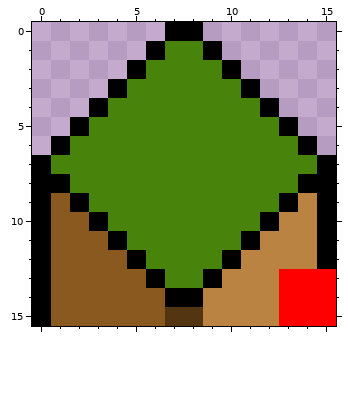
File history of a pixel-art sprite, chunky/src/res/icons/iso-nw.png. That is the earlier state.
The file is 16x16 pixels.
New version:
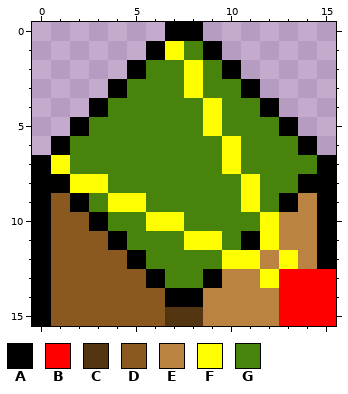
Palette (. is transparent): A #000000  B #ff0000  C #533512  D #8a5920  E #ba8342  F #fffe00  G #48830c
Diff:
The author changed colour A to colour F in row 10 at x 12; in row 12 at x 10.
The author changed colour E to colour F in row 11 at x 12; in row 12 at x 11 and 13; in row 13 at x 12.
The author changed colour G to colour F in row 1 at x 7; in rows 2 to 3 at x 8; in rows 4 to 5 at x 9; in row 6 at x 10; in row 7 at x 1 and 10; in row 8 at x 2 to 3 and 11.
The author changed colour G to colour F in row 9 at x 4 to 5 and 11; in row 10 at x 6 to 7; in row 11 at x 8 to 9.
